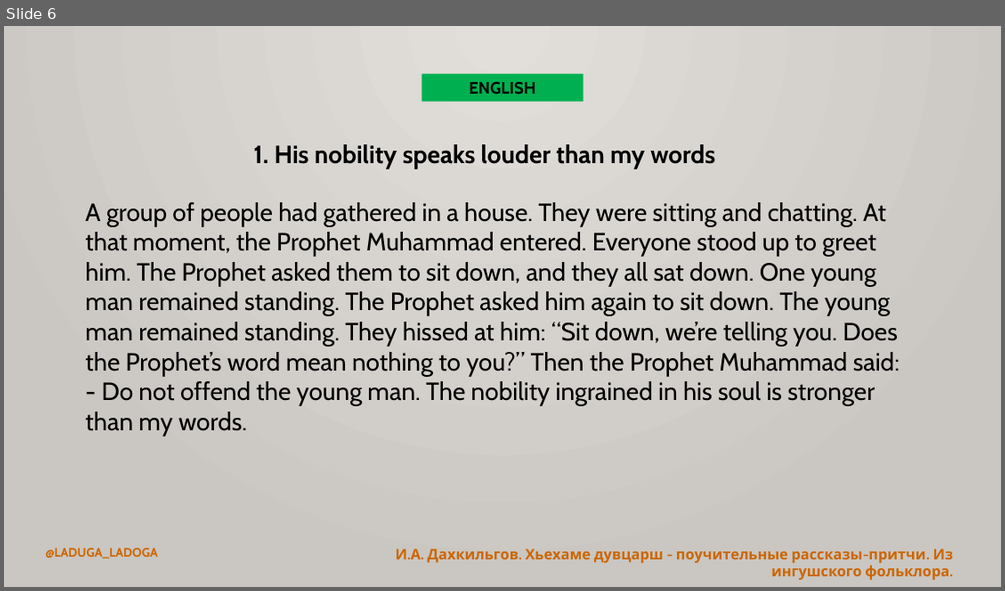
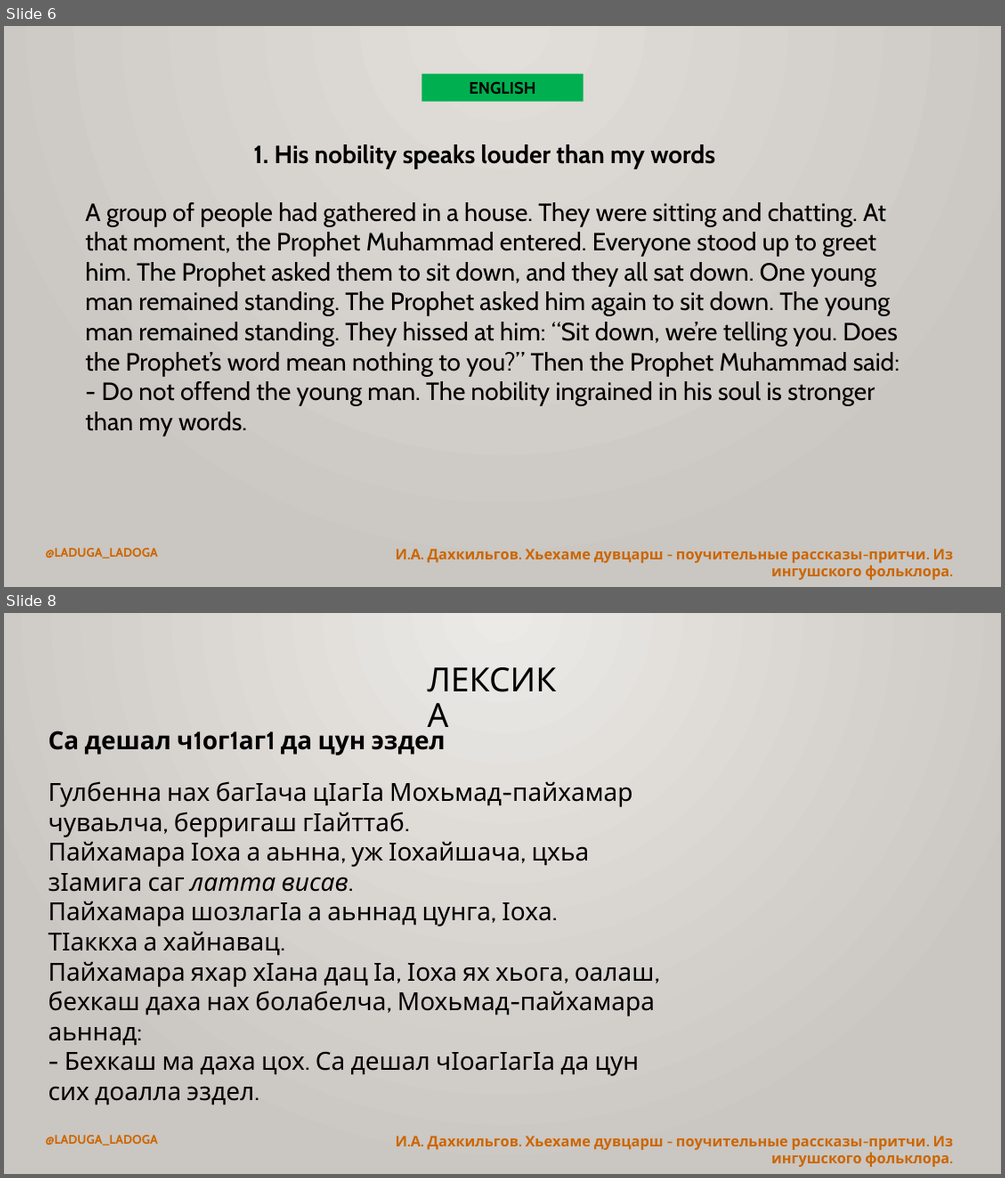
Before and after one commit to bumbari/dahkilgov, a slide deck: p/pptx/p_1_1.pptx. Shown one above the other, each under a label of ours: slide 6 before the commit, slides 6 and 8 after it; the slides between them are not shown. The pictures are 1005x591 and 1005x1178 pixels, drawn with LibreOffice and Linux fonts; fonts in the diff are those of the drawing. Boxes give left, top, right and bottom in pixels: in the first picture for what was removed or moved away, otherwise in the second. Text is boxed around its words. In the diff, an @@ line names an element or a change of style, - is before the commit and + after.

```diff
--- a/p/pptx/p_1_1.pptx
+++ b/p/pptx/p_1_1.pptx
@@ slide 8 added at bbox=[4, 613, 1001, 1174], background gradient #ECEAE7 to #CAC7C1; not listed: 2 template elements that a slide beside it also shows @@
@@ title added at bbox=[420, 659, 585, 707], 32 pt, text #000000 @@
+ЛЕКСИКА
@@ text added at bbox=[48, 725, 445, 755], 24 pt, text #000000, bold @@
+Са дешал ч1ог1аг1 да цун эздел
@@ text added at bbox=[48, 781, 655, 1076], 24 pt, text #000000 @@
+Гулбенна нах багӀача цӀагӀа Мохьмад-пайхамар чуваьлча, берригаш гӀайттаб.
+Пайхамара Ӏоха а аьнна, уж Ӏохайшача, цхьа зӀамига саг латта висав.
+Пайхамара шозлагӀа а аьннад цунга, Ӏоха.
+ТӀаккха а хайнавац.
+Пайхамара яхар хӀана дац Ӏа, Ӏоха ях хьога, оалаш, бехкаш даха нах болабелча, Мохьмад-пайхамара аьннад:
+- Бехкаш ма даха цох. Са дешал чӀоагӀагӀа да цун сих доалла эздел.
```
Also in this commit, not shown: 3 slides changed, 1 other slide added, 1 slide removed, 2 other files.
